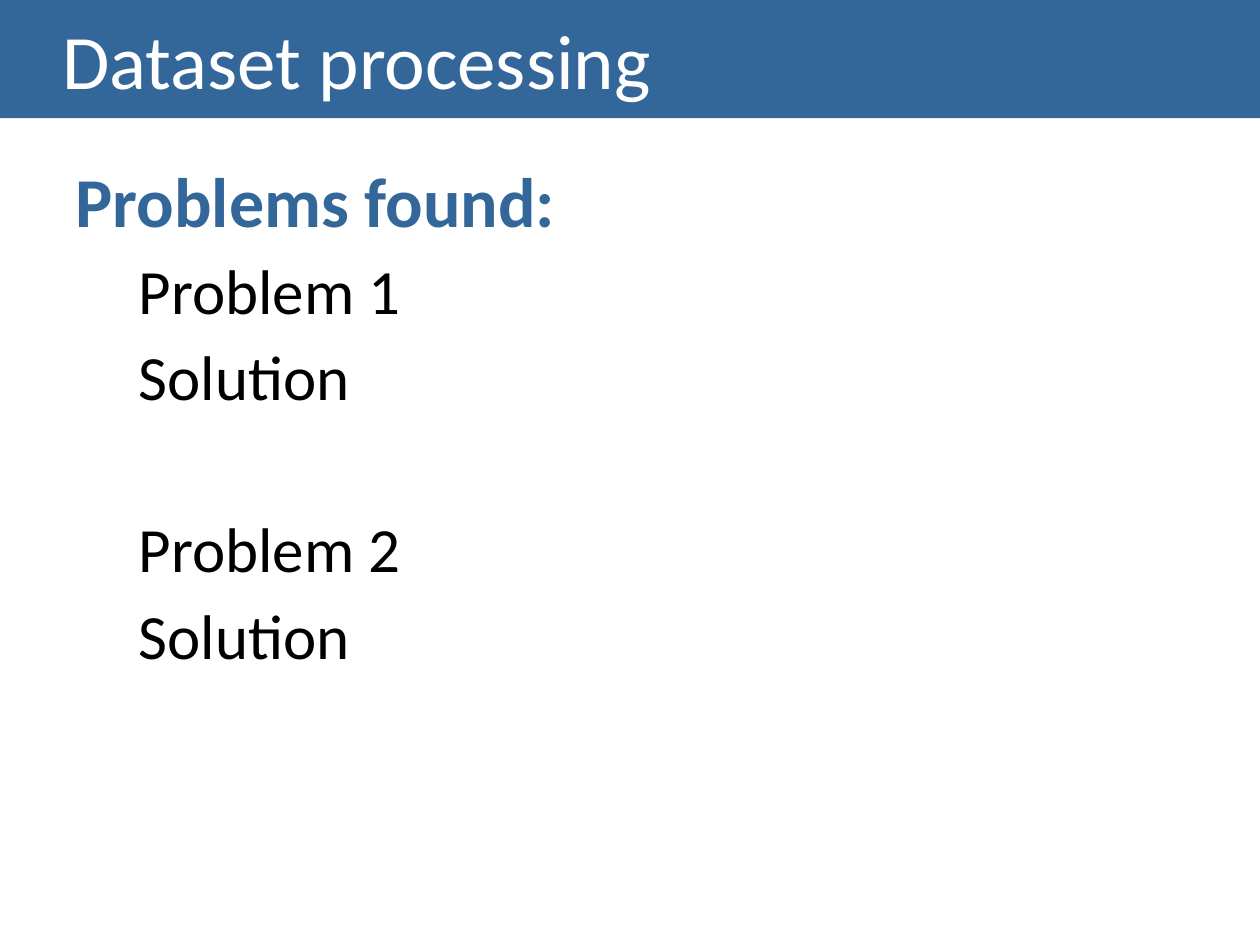
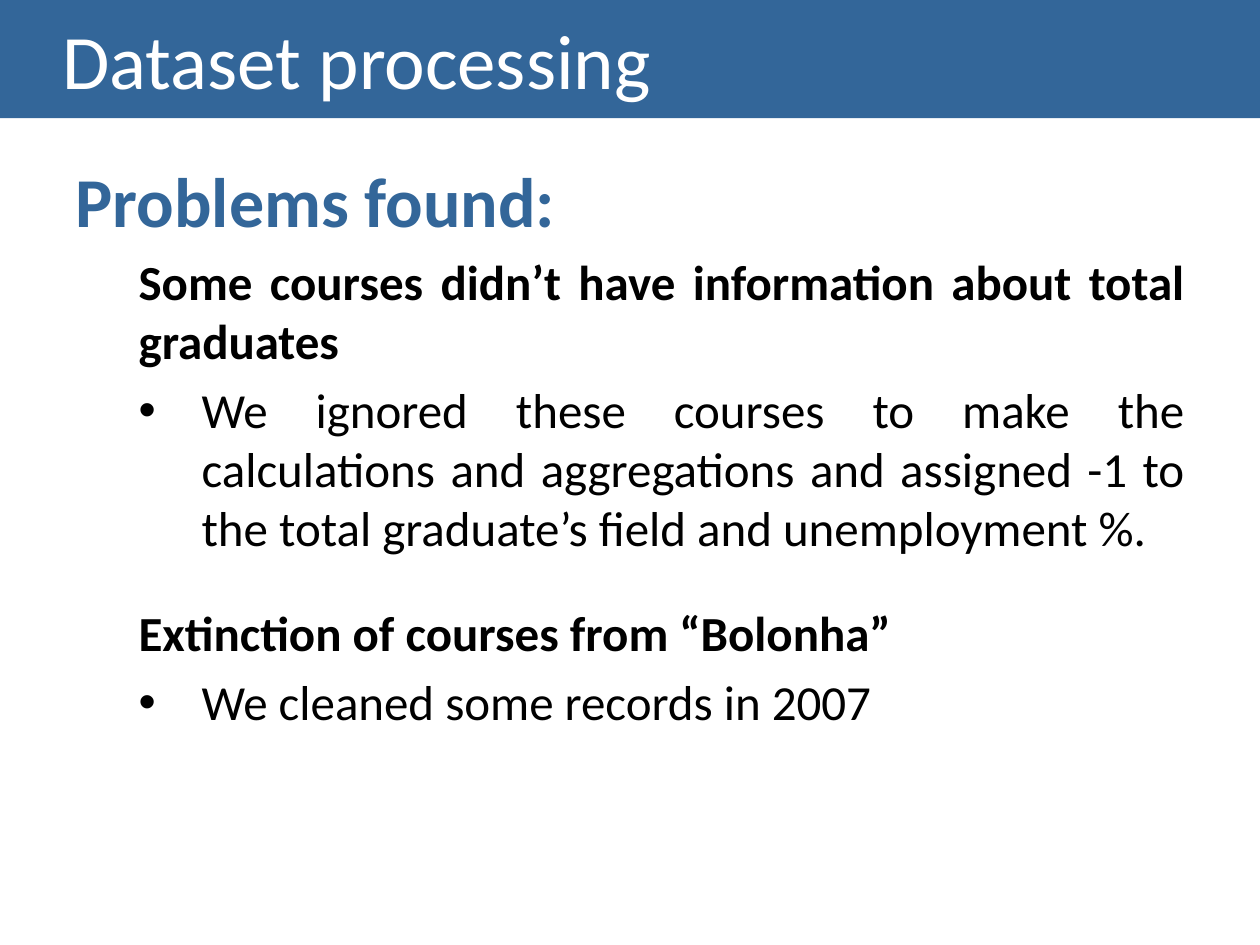
Before and after one commit to Strabox/Higher-Education-Unemployment-Portugal, a slide deck: slide 16 of II-Checkpoint/II-Checkpoint Presentation.pptx (slide 15 before the commit). Drawn at 1260x945 pixels with LibreOffice and Linux fonts; fonts in the diff are those of the drawing. Boxes give left, top, right and bottom in pixels: in the first picture for what was removed or moved away, otherwise in the second. Text is boxed around its words. In the diff, an @@ line names an element or a change of style, - is before the commit and + after.

```diff
--- a/II-Checkpoint/II-Checkpoint Presentation.pptx
+++ b/II-Checkpoint/II-Checkpoint Presentation.pptx
@@ text at (139, 264, 1185, 721): text changed; size 36 to 28 pt @@
-  Problem 1
-  Solution
-  Problem 2
-  Solution
+  Some courses didn’t have information about total graduates
+  • We ignored these courses to make the calculations and aggregations and assigned -1 to the total graduate’s field and unemployment %.
+  Extinction of courses from “Bolonha”
+  • We cleaned some records in 2007
```
Also in this commit, not shown: 6 other slides changed, 3 slides added, 2 slides removed.
